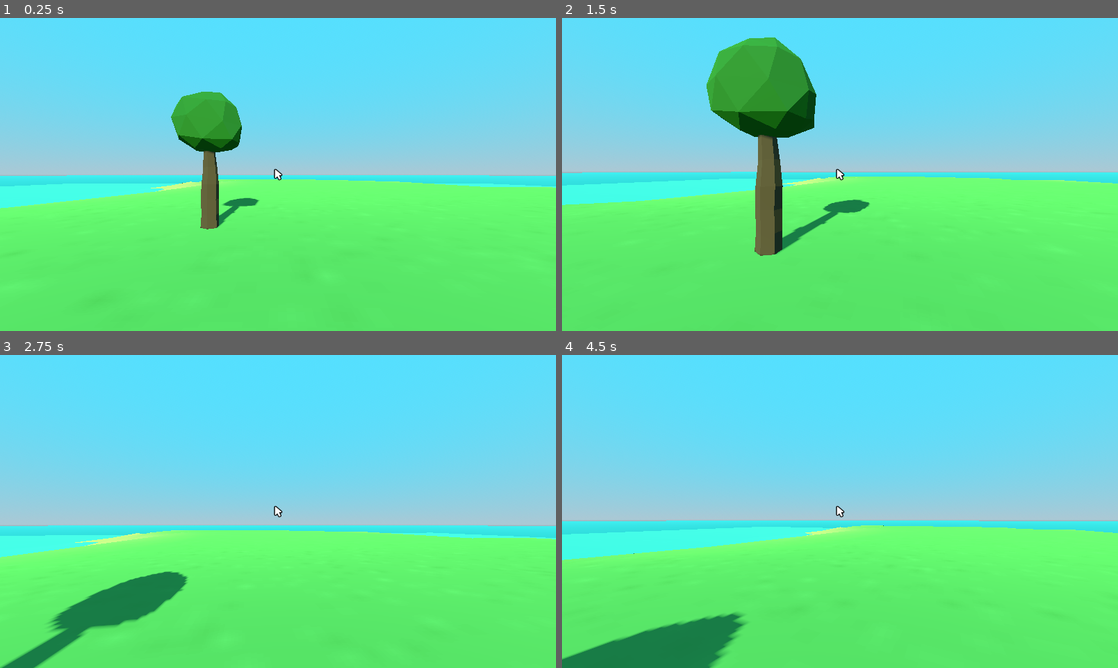
Above: before the commit, frames 1-4 (two rows, left to right).
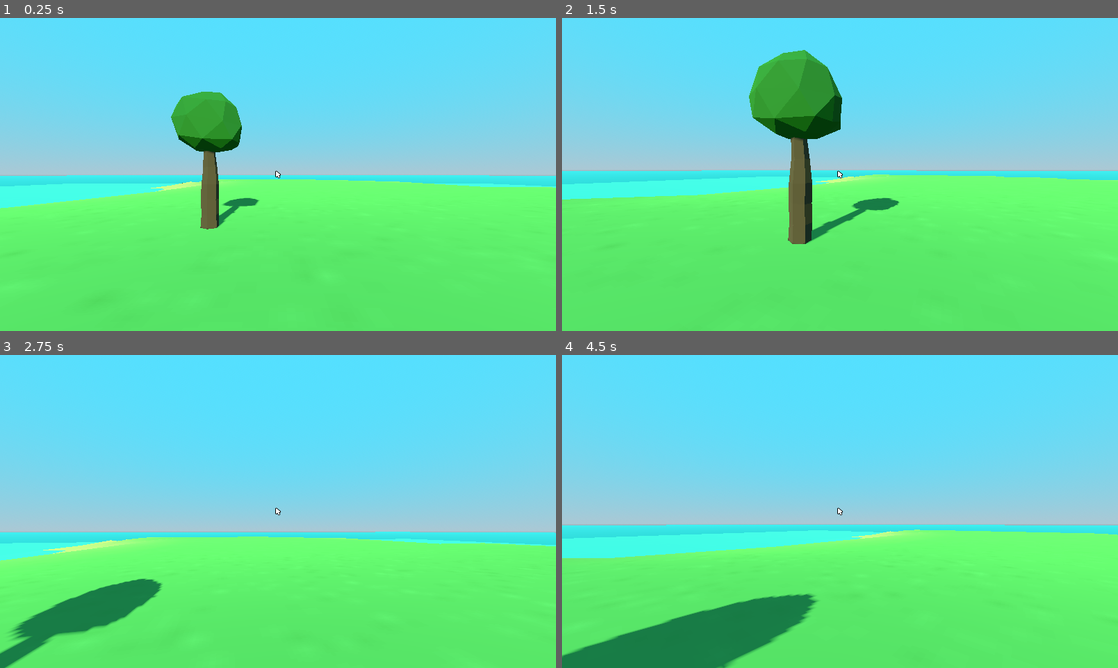
Above: after the commit, the same moments.

Repository: jrenato/survival_game
Game: Godot game, scene res://Game/main_game.tscn
Two runs of this game, one before a commit and one after it. Both use one fixed random seed, a clock stepped at 60 frames per second and the inputs below.
Inputs (mouse positions are in pixels of both pictures, inside the frame that each line leads up to):
- Up to frame 1 (0.25 s): no input
- Up to frame 2 (1.5 s): tap Enter at 0.5 s; move the mouse to (867, 174) at 0.52 s; hold W (move_forward) from 0.53 s (still down); tap E (interact) at 0.6 s; tap Space (jump) at 0.77 s; move the mouse to (812, 174) at 1.27 s; tap Shift (sprint) at 1.35 s
- Up to frame 3 (2.75 s): keep holding W (move_forward); tap Space (jump) at 1.52 s; move the mouse to (289, 505) at 2.02 s; tap E (interact) at 2.1 s
- Up to frame 4 (4.5 s): keep holding W (move_forward); move the mouse to (834, 517) at 2.77 s; tap Shift (sprint) at 2.85, 4.35 s; tap Space (jump) at 3.02, 3.77, 4.25 s; move the mouse to (878, 514) at 3.52 s; tap E (interact) at 3.6 s; tap Tab (open_crafting_menu, bound only after the commit) at 4.15 s; move the mouse to (795, 508) at 4.27 s

The runs differ from the first frame. In frame 1, less than 0.1% of the frame differs, in the area x 49-51%, y 48-52%; in frame 2, 9.7%, in the area x 0-100%, y 6-76%; in frame 3, 7.0%; in frame 4, 6.6%.
Error after the commit: Invalid access to property or key 'opened_crafting_menu' on a base object of type 'Node (event_system.gd)'. (res://Actors/Player/player.gd:57)

Commit message:
Increased game resolution

Diff:
--- a/project.godot
+++ b/project.godot
@@ -26,8 +26,8 @@
 
 [display]
 
-window/size/viewport_width=1280
-window/size/viewport_height=720
+window/size/viewport_width=1920
+window/size/viewport_height=1080
 window/stretch/mode="canvas_items"
 window/stretch/aspect="expand"
 
@@ -68,6 +68,11 @@
 "events": [Object(InputEventKey,"resource_local_to_scene":false,"resource_name":"","device":-1,"window_id":0,"alt_pressed":false,"shift_pressed":false,"ctrl_pressed":false,"meta_pressed":false,"pressed":false,"keycode":0,"physical_keycode":69,"key_label":0,"unicode":101,"echo":false,"script":null)
 ]
 }
+open_crafting_menu={
+"deadzone": 0.5,
+"events": [Object(InputEventKey,"resource_local_to_scene":false,"resource_name":"","device":-1,"window_id":0,"alt_pressed":false,"shift_pressed":false,"ctrl_pressed":false,"meta_pressed":false,"pressed":false,"keycode":0,"physical_keycode":4194306,"key_label":0,"unicode":0,"echo":false,"script":null)
+]
+}
 
 [layer_names]
 
